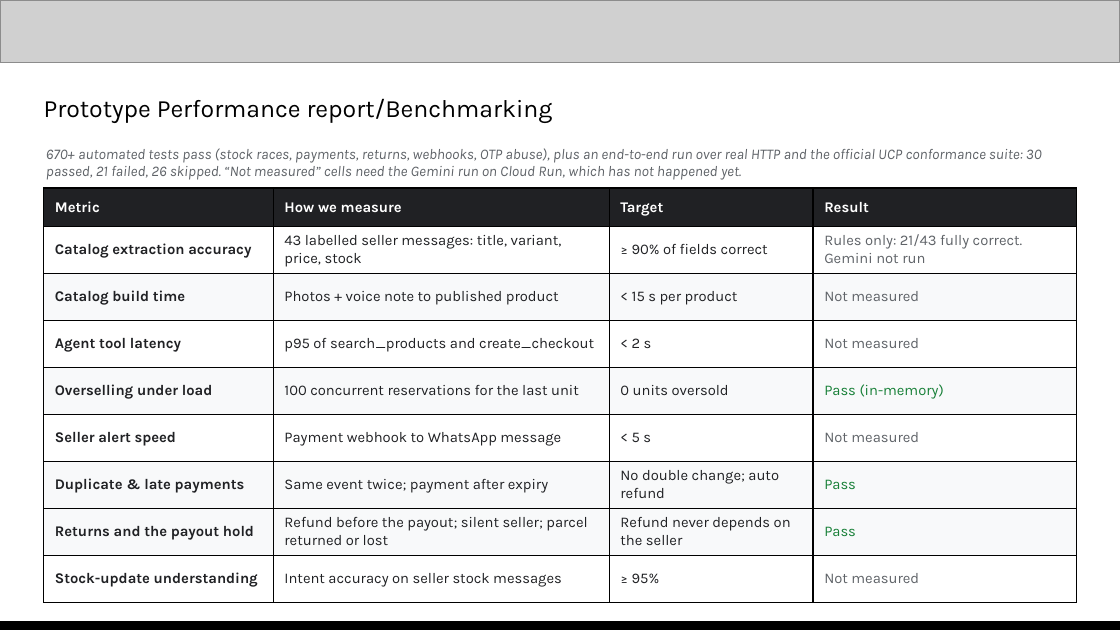
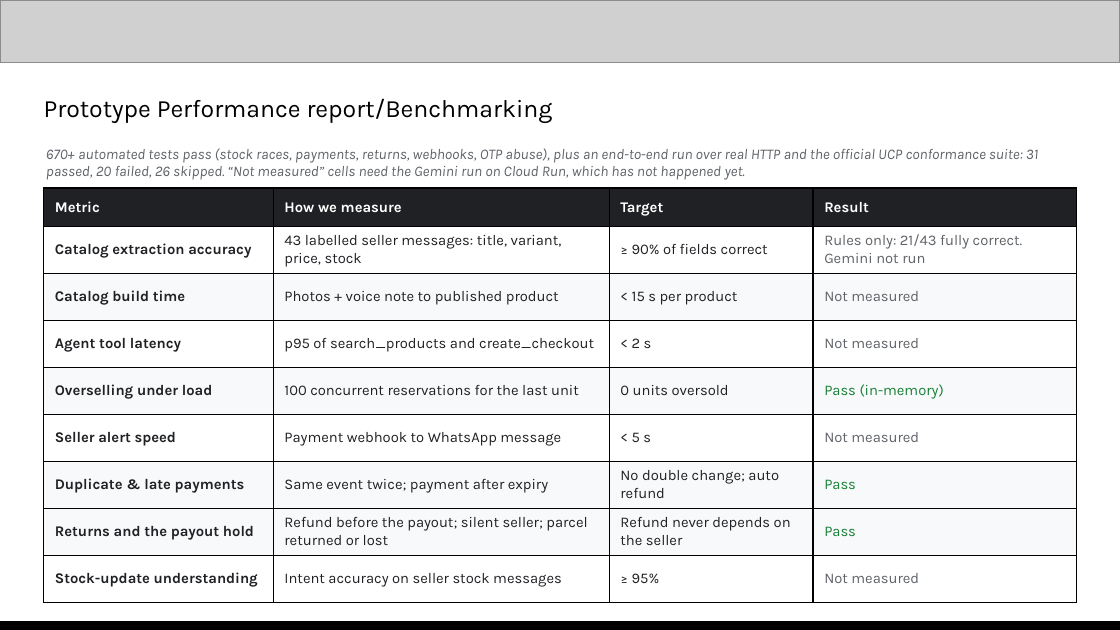
Before and after one commit to galihsatriawan/etalase, a slide deck: slide 11 of submission/Etalase_AI_Builder_Cup_Submission.pptx. Drawn at 1120x630 pixels with LibreOffice and Linux fonts; fonts in the diff are those of the drawing; grey boxes stand for pictures. Boxes give left, top, right and bottom in pixels: in the first picture for what was removed or moved away, otherwise in the second. Text is boxed around its words. In the diff, an @@ line names an element or a change of style, - is before the commit and + after.

```diff
--- a/submission/Etalase_AI_Builder_Cup_Submission.pptx
+++ b/submission/Etalase_AI_Builder_Cup_Submission.pptx
@@ text at (46, 148, 1038, 180): text changed @@
-670+ automated tests pass (stock races, payments, returns, webhooks, OTP abuse), plus an end-to-end run over real HTTP and the official UCP conformance suite: 30 passed, 21 failed, 26 skipped. “Not measured” cells need the Gemini run on Cloud Run, which has not happened yet.
+670+ automated tests pass (stock races, payments, returns, webhooks, OTP abuse), plus an end-to-end run over real HTTP and the official UCP conformance suite: 31 passed, 20 failed, 26 skipped. “Not measured” cells need the Gemini run on Cloud Run, which has not happened yet.
```
Also in this commit, not shown: 23 other files.
